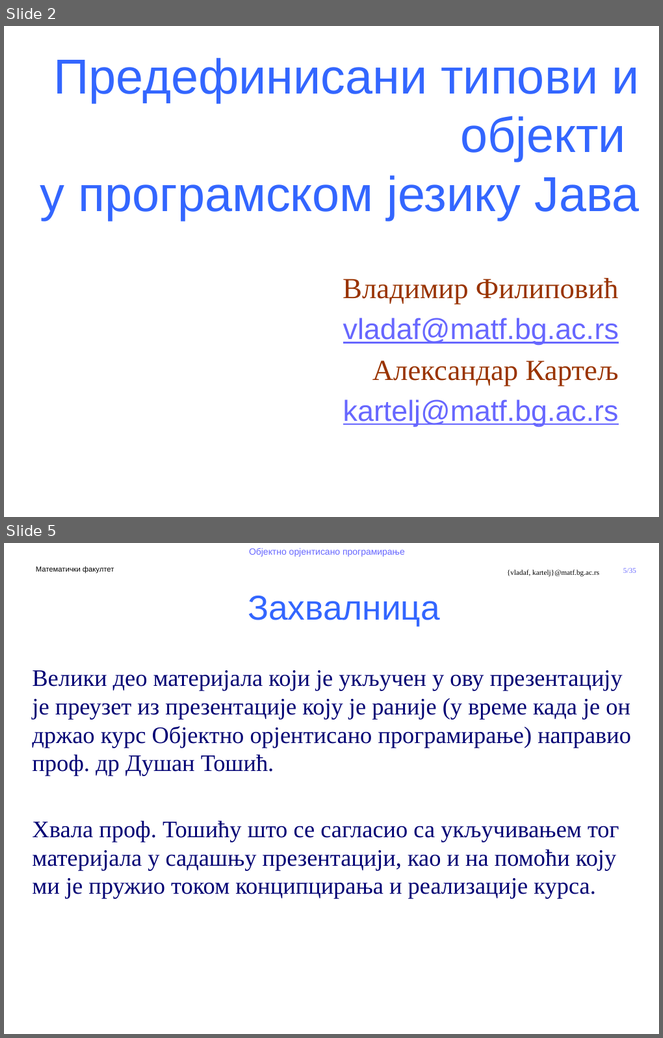
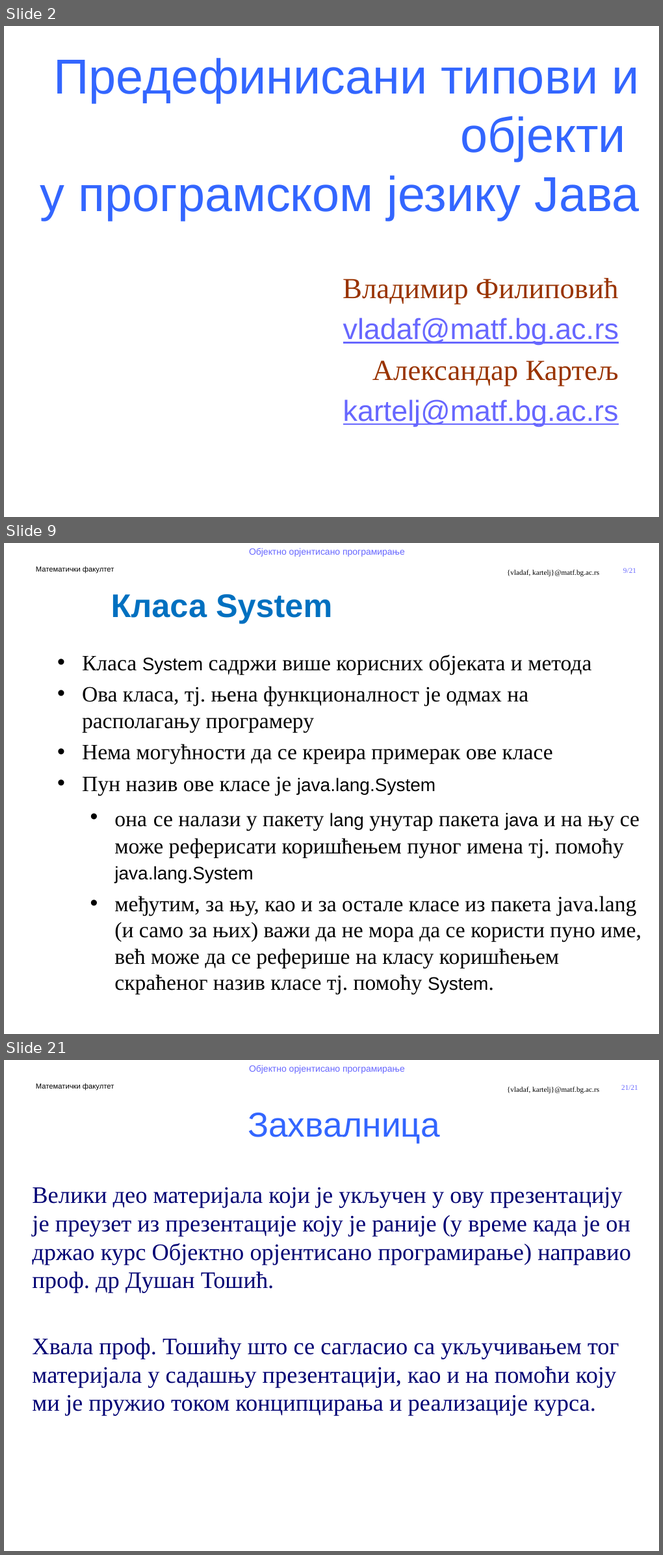
Before and after one commit to MatfOOP/OOP, a slide deck: predavanja/prezentacije/OOP07-1-Predefinisani tipovi u Javi.pptx. Shown one above the other, each under a label of ours: slides 2 and 5 before the commit, slides 2, 9 and 21 after it; the slides between them are not shown. The pictures are 663x1038 and 663x1555 pixels, drawn with LibreOffice and Linux fonts; fonts in the diff are those of the drawing; background and template pictures are left out. Boxes give left, top, right and bottom in pixels: in the first picture for what was removed or moved away, otherwise in the second. Text is boxed around its words. In the diff, an @@ line names an element or a change of style, - is before the commit and + after.

```diff
--- a/predavanja/prezentacije/OOP07-1-Predefinisani tipovi u Javi.pptx
+++ b/predavanja/prezentacije/OOP07-1-Predefinisani tipovi u Javi.pptx
@@ slide 9 added at box(4, 543, 659, 1034), background #FFFFFF; not listed: 5 template elements that a slide beside it also shows @@
@@ text added at box(111, 594, 332, 624), 36 pt, text #0070C0, bold @@
+Класа System
@@ text added at box(82, 655, 642, 995), 24 pt, text #000000 @@
+• Класа System садржи више корисних објеката и метода
+• Ова класа, тј. њена функционалност је одмах на располагању програмеру
+• Нема могућности да се креира примерак ове класе
+• Пун назив ове класе је java.lang.System
+  • она се налази у пакету lang унутар пакета java и на њу се може реферисати коришћењем пуног имена тј. помоћу java.lang.System
+  • међутим, за њу, као и за остале класе из пакета java.lang (и само за њих) важи да не мора да се користи пуно име, већ може да се реферише на класу коришћењем скраћеног назив класе тј. помоћу System.
@@ what was slide 5 is now slide 21 @@
@@ page number at box(622, 1085, 638, 1090): text changed @@
-5/35
+21/21
```
Also in this commit, not shown: 1 slide changed, 16 other slides added, 1 slide removed, 5 other files.
